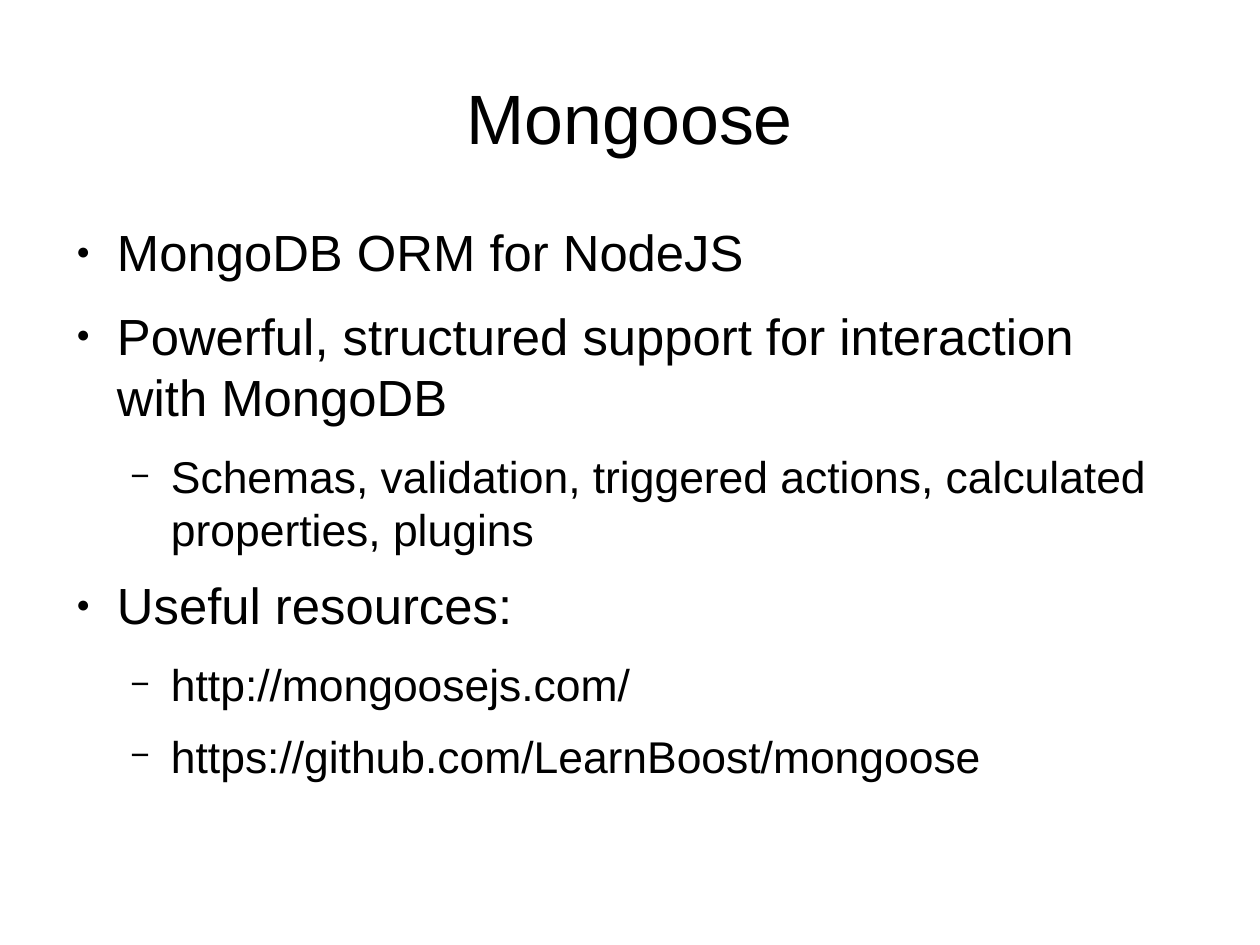
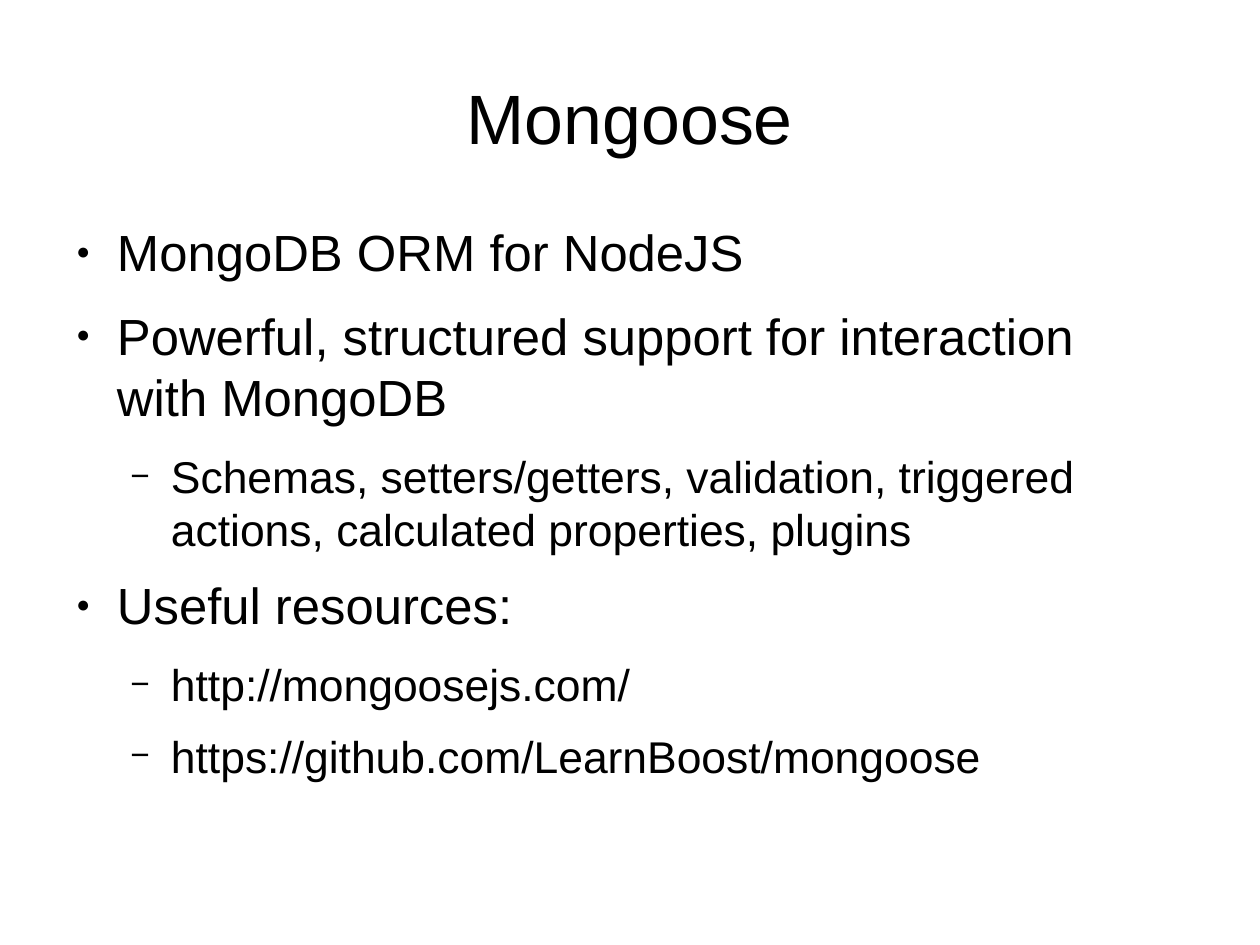
Before and after one commit to dmkelly/mongoose-tips, a slide deck: slide 2 of doc/presentation.odp. Drawn at 1260x945 pixels with LibreOffice and Linux fonts; fonts in the diff are those of the drawing. Boxes give left, top, right and bottom in pixels: in the first picture for what was removed or moved away, otherwise in the second. Text is boxed around its words. In the diff, an @@ line names an element or a change of style, - is before the commit and + after.

```diff
--- a/doc/presentation.odp
+++ b/doc/presentation.odp
@@ text at (171,460,1074,556): text changed @@
-  − Schemas, validation, triggered actions, calculated properties, plugins
+  − Schemas, setters/getters, validation, triggered actions, calculated properties, plugins
```
Also in this commit, not shown: 2 other slides changed.
